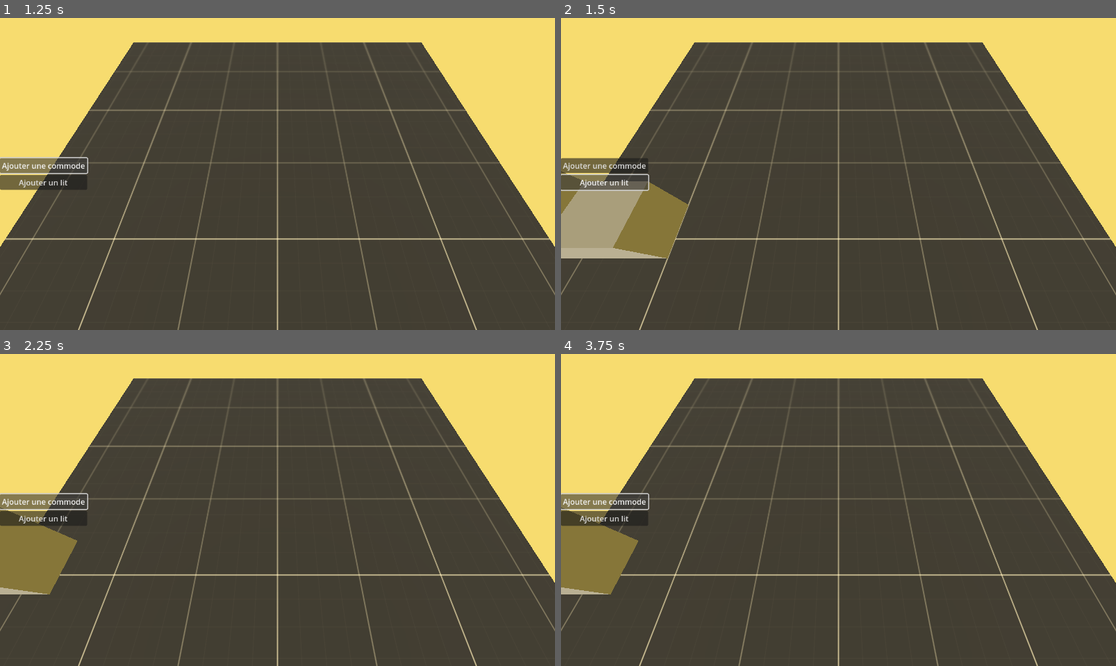
Above: before the commit, frames 1-4 (two rows, left to right).
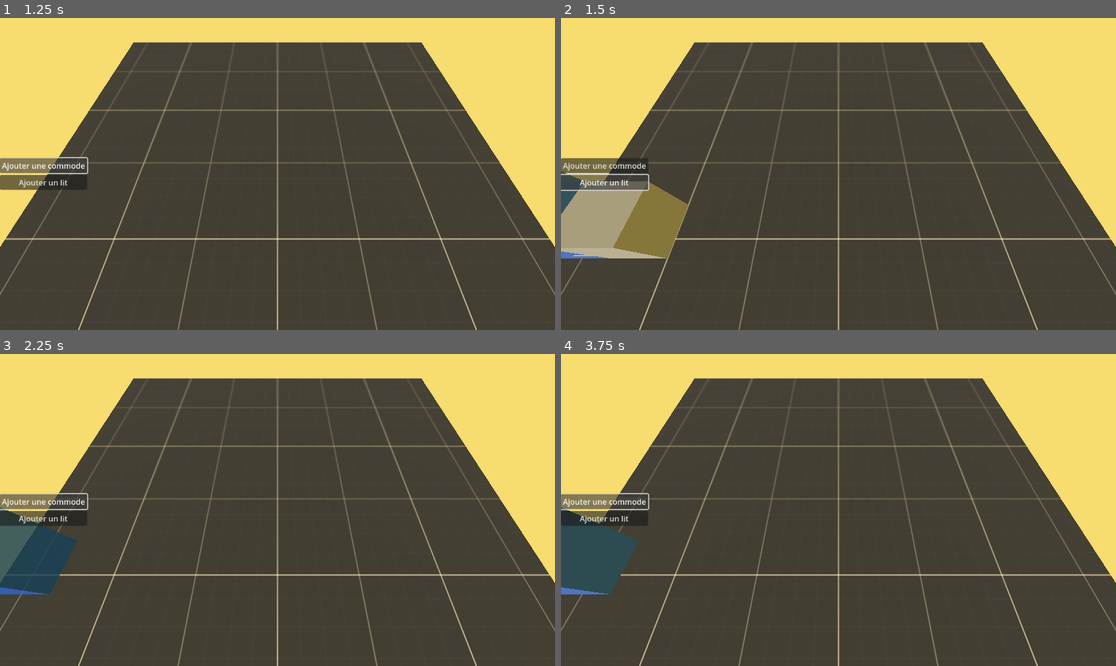
Above: after the commit, the same moments.

Repository: Bigaston/LDJam54
Game: Godot game, scene res://scenes/Main.tscn
Two runs of this game, one before a commit and one after it. Both use one fixed random seed, a clock stepped at 60 frames per second and the inputs below.
Inputs:
- Up to frame 1 (1.25 s): click "Ajouter une commode" at 0.5 s
- Up to frame 2 (1.5 s): click "Ajouter un lit" at 1.25 s
- Up to frame 3 (2.25 s): click "Ajouter une commode" at 2 s
- Up to frame 4 (3.75 s): click "Ajouter un lit" at 2.75 s; click "Ajouter une commode" at 3.5 s

Frame 1 is identical in both runs. In frame 2, 0.4% of the frame differs, in the area x 0-9%, y 49-78%; in frame 3, 2.7%; in frame 4, 2.7%, in the area x 0-14%, y 49-78%.

Commit message:
Changement du matériaux en fonction de si l'objet est bon ou pas

Diff:
--- a/scenes/Main.tscn
+++ b/scenes/Main.tscn
@@ -1,8 +1,9 @@
-[gd_scene load_steps=12 format=3 uid="uid://dimsd71dmifu2"]
+[gd_scene load_steps=13 format=3 uid="uid://dimsd71dmifu2"]
 
 [ext_resource type="Script" path="res://scripts/main_game.gd" id="1_c54g1"]
 [ext_resource type="Script" path="res://addons/orbit_camera/orbit_camera.gd" id="1_g3h6t"]
 [ext_resource type="PackedScene" uid="uid://cmcvaxq3endno" path="res://objects/UI.tscn" id="2_jpn1h"]
+[ext_resource type="Material" uid="uid://c5jfd0ju8gwpx" path="res://ressources/shaders/transparent_error.tres" id="3_l88p4"]
 [ext_resource type="Material" uid="uid://cww4ay23o6m2h" path="res://ressources/shaders/transparent.tres" id="4_f4v77"]
 [ext_resource type="Script" path="res://scripts/Level.gd" id="4_xrbcx"]
 [ext_resource type="Texture2D" uid="uid://dr0k2axoofy2f" path="res://ressources/proto_textures/Dark/texture_03.png" id="5_f2gu7"]
@@ -26,6 +27,8 @@
 
 [node name="Main" type="Node3D"]
 script = ExtResource("1_c54g1")
+transparent_mat = ExtResource("4_f4v77")
+transparent_error_mat = ExtResource("3_l88p4")
 
 [node name="UI" parent="." instance=ExtResource("2_jpn1h")]
 
--- a/scripts/main_game.gd
+++ b/scripts/main_game.gd
@@ -5,9 +5,13 @@
 @onready var selector = $Selector
 @onready var level = $Level1
 
+@export var transparent_mat: ShaderMaterial
+@export var transparent_error_mat: ShaderMaterial
+
 var selected_case = Vector2(0, 0)
 var furniture_to_place = null
 var current_rotation = 0
+var last_frame_correct_status = null
 
 # Called when the node enters the scene tree for the first time.
 func _ready():
@@ -37,9 +41,28 @@
 
 	# Check if position is correct
 	if furniture_to_place != null && selected_case != null:
-		print(check_if_furniture_outside())
+		if check_if_furniture_correct():
+			if last_frame_correct_status != true:
+				last_frame_correct_status = true
 
-func check_if_furniture_outside():
+				var mesh = furniture_to_place.get_children()
+
+				var nb_materials = mesh[0].get_surface_override_material_count()
+
+				for mat in range(0, nb_materials):
+					(mesh[0] as MeshInstance3D).set_surface_override_material(mat, transparent_mat)
+		else:
+			if last_frame_correct_status != false:
+				last_frame_correct_status = false
+
+				var mesh = furniture_to_place.get_children()
+
+				var nb_materials = mesh[0].get_surface_override_material_count()
+
+				for mat in range(0, nb_materials):
+					(mesh[0] as MeshInstance3D).set_surface_override_material(mat, transparent_error_mat)
+
+func check_if_furniture_correct():
 	if furniture_to_place == null or selected_case == null:
 		return
 
@@ -54,15 +77,13 @@
 	elif current_rotation == 270:
 		rotated_size = Vector2(rotated_size.y - 1, rotated_size.x - 1)
 
-	print(str(current_rotation) + " " + str(rotated_size.x) + " " + str(rotated_size.y))
-
-	if (selected_case.x + rotated_size.x <= level.size_x
-		and selected_case.y + rotated_size.y <= level.size_y
+	if (selected_case.x + rotated_size.x < level.size_x
+		and selected_case.y + rotated_size.y < level.size_y
 		and selected_case.y + rotated_size.y >= 0
 		and selected_case.x + rotated_size.x >= 0):
+		return true
+	else:
 		return false
-	else:
-		return true
 
 func _physics_process(delta):
 	var space_state = get_world_3d().direct_space_state
